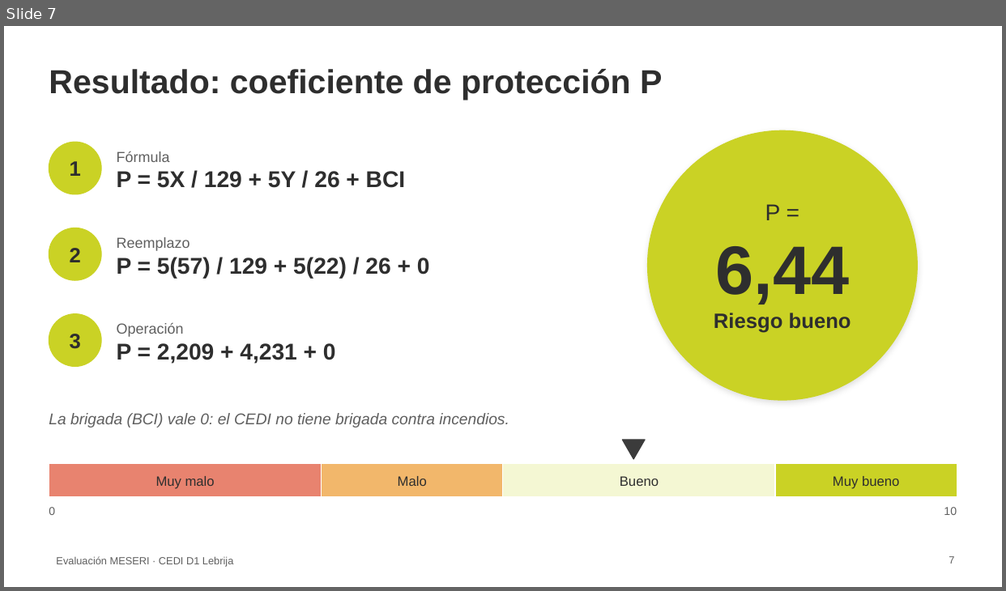
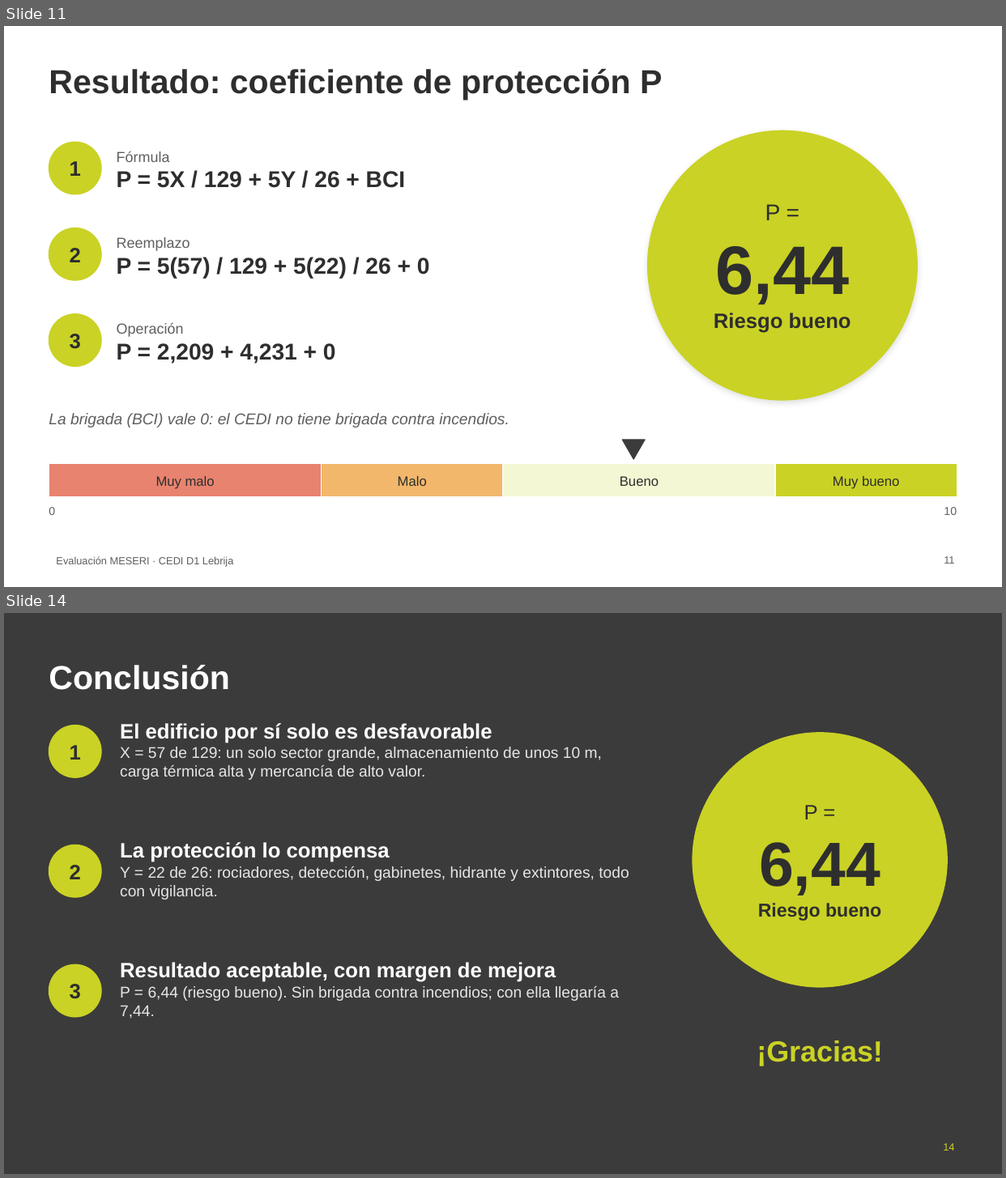
Before and after one commit to bgrados31/cedi-d1-lebrija, a slide deck: Angely_Osorio_SO_C2_E133_Exposicion.pptx. Shown one above the other, each under a label of ours: slide 7 before the commit, slides 11 and 14 after it; the slides between them are not shown. The pictures are 1006x591 and 1006x1178 pixels, drawn with LibreOffice and Linux fonts; fonts in the diff are those of the drawing; background and template pictures are left out. Boxes give left, top, right and bottom in pixels: in the first picture for what was removed or moved away, otherwise in the second. Text is boxed around its words. In the diff, an @@ line names an element or a change of style, - is before the commit and + after.

```diff
--- a/Angely_Osorio_SO_C2_E133_Exposicion.pptx
+++ b/Angely_Osorio_SO_C2_E133_Exposicion.pptx
@@ slide 14 added at (4, 613, 1002, 1174), background #3B3B3B @@
@@ title added at (49, 665, 229, 690), 32 pt, text #FFFFFF, bold @@
+Conclusión
@@ ellipse added at (49, 726, 101, 777), fill #CAD225, outline #CAD225 1 pt @@
@@ text added at (120, 723, 602, 780), 15 pt, text #E5E5E5 @@
+El edificio por sí solo es desfavorable
+X = 57 de 129: un solo sector grande, almacenamiento de unos 10 m, carga térmica alta y mercancía de alto valor.
@@ ellipse added at (692, 733, 948, 987), fill #CAD225, outline #CAD225 1 pt @@
@@ text added at (70, 745, 81, 760), 20 pt, text #2E2E2E, bold @@
+1
@@ text added at (758, 805, 881, 921), 18 pt, text #2E2E2E, bold @@
+P =
+6,44
+Riesgo bueno
@@ ellipse added at (49, 845, 101, 897), fill #CAD225, outline #CAD225 1 pt @@
@@ text added at (120, 842, 629, 900), 15 pt, text #E5E5E5 @@
+La protección lo compensa
+Y = 22 de 26: rociadores, detección, gabinetes, hidrante y extintores, todo con vigilancia.
@@ text added at (70, 865, 81, 879), 20 pt, text #2E2E2E, bold @@
+2
@@ ellipse added at (49, 965, 101, 1017), fill #CAD225, outline #CAD225 1 pt @@
@@ text added at (120, 962, 619, 1019), 15 pt, text #E5E5E5 @@
+Resultado aceptable, con margen de mejora
+P = 6,44 (riesgo bueno). Sin brigada contra incendios; con ella llegaría a 7,44.
@@ text added at (70, 984, 81, 999), 20 pt, text #2E2E2E, bold @@
+3
@@ text added at (756, 1041, 883, 1067), 28 pt, text #CAD225, bold @@
+¡Gracias!
@@ page number added at (943, 1144, 954, 1151), 10 pt, text #CAD225 @@
+14
@@ what was slide 7 is now slide 11 @@
@@ page number at (944, 557, 954, 564): text changed @@
-7
+11
```
Also in this commit, not shown: 2 slides changed, 8 other slides added, 2 slides removed, 1 other file.
